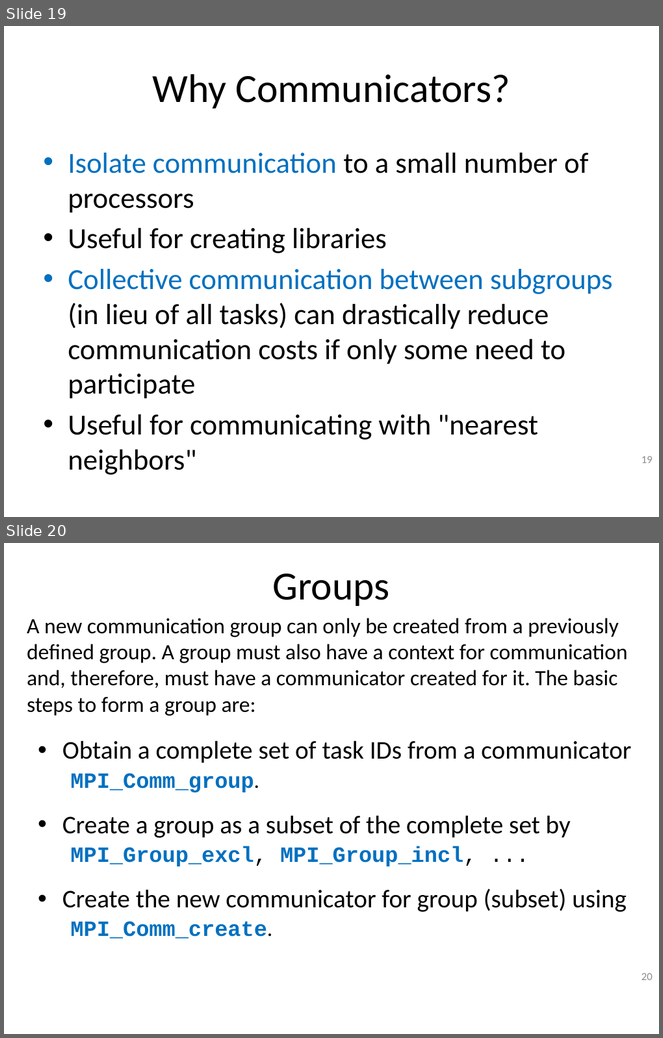
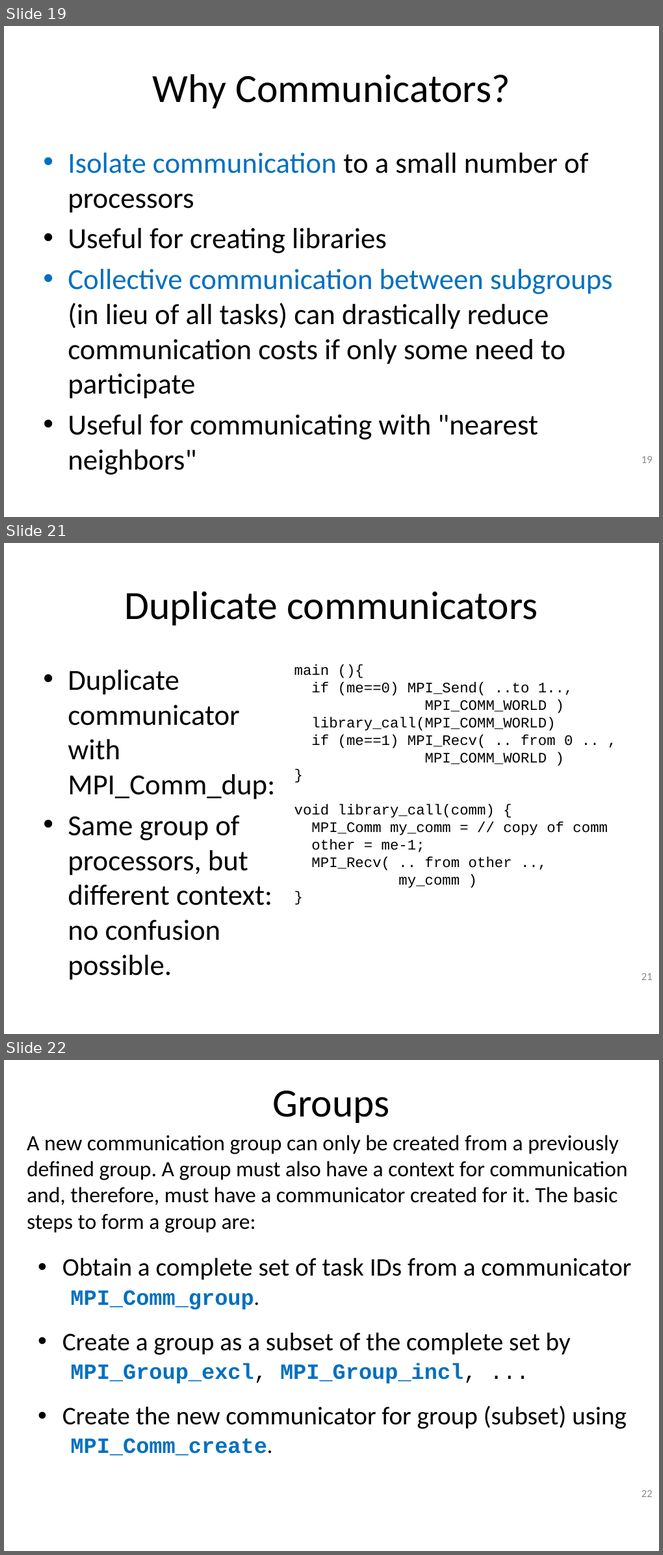
Before and after one commit to allenyllee/Parallel-Computing-Book, a slide deck: slides/MPI/MPI-datatypes.pptx. Shown one above the other, each under a label of ours: slides 19 and 20 before the commit, slides 19, 21 and 22 after it; the slides between them are not shown. The pictures are 663x1038 and 663x1555 pixels, drawn with LibreOffice and Linux fonts; fonts in the diff are those of the drawing; background and template pictures are left out. Boxes give left, top, right and bottom in pixels: in the first picture for what was removed or moved away, otherwise in the second. Text is boxed around its words. In the diff, an @@ line names an element or a change of style, - is before the commit and + after.

```diff
--- a/slides/MPI/MPI-datatypes.pptx
+++ b/slides/MPI/MPI-datatypes.pptx
@@ slide 21 added at bbox=[4, 543, 659, 1034], background #FFFFFF @@
@@ title added at bbox=[124, 591, 538, 626], 44 pt, text #000000 @@
+Duplicate communicators
@@ text added at bbox=[68, 670, 275, 980], 32 pt, text #000000 @@
+• Duplicate communicator with MPI_Comm_dup:
+• Same group of processors, but different context: no confusion possible.
@@ text added at bbox=[295, 665, 608, 888], 16 pt, text #000000 @@
+main (){
+if (me==0) MPI_Send( ..to 1..,
+MPI_COMM_WORLD )
+library_call(MPI_COMM_WORLD)
+if (me==1) MPI_Recv( .. from 0 .. ,
+MPI_COMM_WORLD )
+}
+void library_call(comm) {
+MPI_Comm my_comm = // copy of comm
+other = me-1;
+MPI_Recv( .. from other ..,
+my_comm )
+}
@@ page number added at bbox=[642, 973, 653, 980], 12 pt, text #8C8C8C @@
+21
@@ what was slide 20 is now slide 22 @@
@@ page number at bbox=[642, 1490, 653, 1497]: text changed @@
-20
+22
```
Also in this commit, not shown: 5 slides changed, 1 other slide added, 1 other file.
